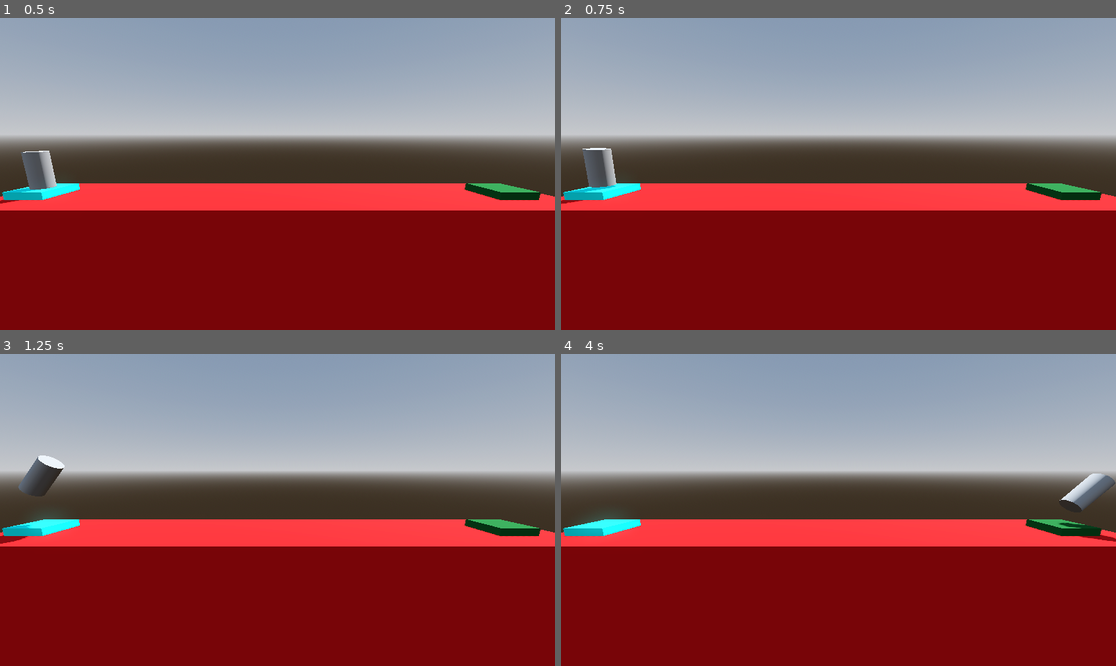
Above: before the commit, frames 1-4 (two rows, left to right).
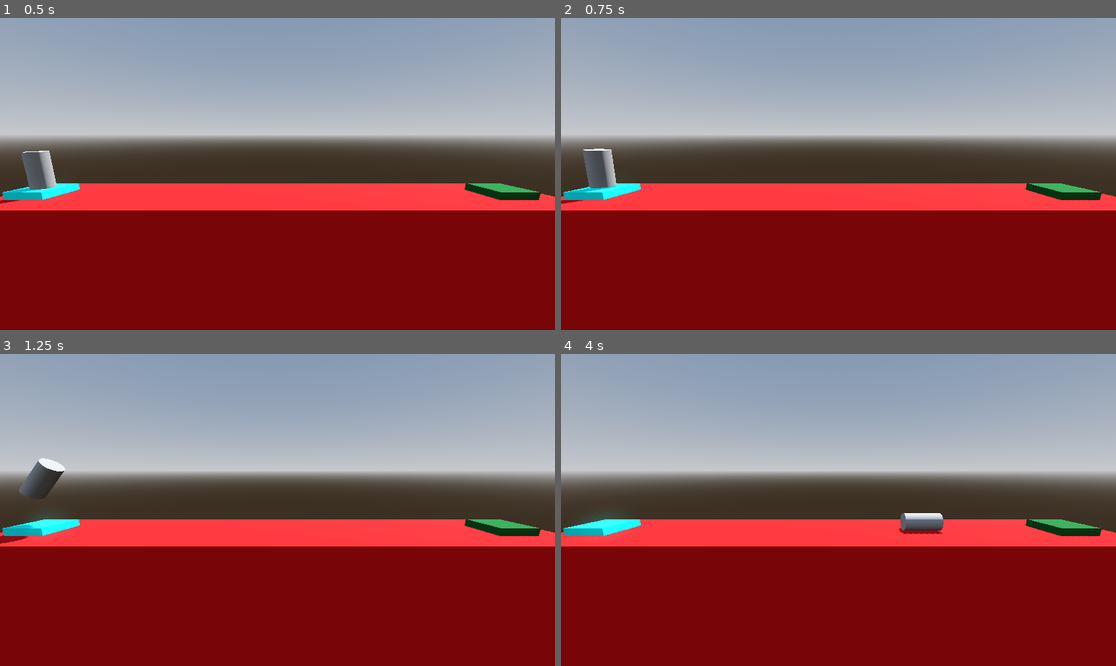
Above: after the commit, the same moments.

Repository: AhmadNasserx/Project-Boost
Game: Godot game, scene res://Level/level.tscn
Two runs of this game, one before a commit and one after it. Both use one fixed random seed, a clock stepped at 60 frames per second and the inputs below.
Inputs:
- Up to frame 1 (0.5 s): no input
- Up to frame 2 (0.75 s): tap Enter (ui_accept) at 0.5 s; hold Right (ui_right) from 0.53 s (still down); hold Space (boost, bound only after the commit) from 0.53 s (still down)
- Up to frame 3 (1.25 s): keep holding Right (ui_right); keep holding Space (boost, bound only after the commit); tap Enter (ui_accept) at 0.77, 0.8, 1.07 s
- Up to frame 4 (4 s): release Right (ui_right) at 1.28 s; release Space (boost, bound only after the commit) at 1.28 s; hold Left (ui_left) 1.28-2.03 s; tap Enter (ui_accept) at 1.35, 1.52, 1.82, 2.3, 3.02, 3.32 s; tap Space (boost, bound only after the commit) at 1.55, 2.85 s; hold Space (boost, bound only after the commit) 2.03-2.78 s; hold Right (ui_right) 2.03-3.53 s; hold Left (ui_left) from 3.53 s (still down); hold Enter (ui_accept) from 3.53 s (still down)

Frame 1 is identical in both runs. In frame 2, less than 0.1% of the frame differs, in the area x 0-11%, y 41-60%; in frame 3, 0.2%; in frame 4, 1.2%, in the area x 60-100%, y 38-61%.

Commit message:
updated input map

Diff:
--- a/Player/player.gd
+++ b/Player/player.gd
@@ -9,9 +9,9 @@
 
 # Called every frame. 'delta' is the elapsed time since the previous frame.
 func _process(delta: float) -> void:
-	if Input.is_action_pressed("ui_accept"):
+	if Input.is_action_pressed("boost"):
 		apply_central_force(basis.y * delta * force)
-	if Input.is_action_pressed("ui_left"):
+	if Input.is_action_pressed("rotate_left"):
 		apply_torque(Vector3(0.0,0.0, torque_force * delta))
-	if Input.is_action_pressed("ui_right"):
+	if Input.is_action_pressed("rotate_right"):
 		apply_torque(Vector3(0.0,0.0, -torque_force * delta))
--- a/project.godot
+++ b/project.godot
@@ -14,3 +14,25 @@
 run/main_scene="res://Level/level.tscn"
 config/features=PackedStringArray("4.3", "Forward Plus")
 config/icon="res://icon.svg"
+
+[input]
+
+boost={
+"deadzone": 0.5,
+"events": [Object(InputEventKey,"resource_local_to_scene":false,"resource_name":"","device":-1,"window_id":0,"alt_pressed":false,"shift_pressed":false,"ctrl_pressed":false,"meta_pressed":false,"pressed":false,"keycode":0,"physical_keycode":32,"key_label":0,"unicode":32,"location":0,"echo":false,"script":null)
+, Object(InputEventKey,"resource_local_to_scene":false,"resource_name":"","device":-1,"window_id":0,"alt_pressed":false,"shift_pressed":false,"ctrl_pressed":false,"meta_pressed":false,"pressed":false,"keycode":0,"physical_keycode":87,"key_label":0,"unicode":119,"location":0,"echo":false,"script":null)
+, Object(InputEventKey,"resource_local_to_scene":false,"resource_name":"","device":-1,"window_id":0,"alt_pressed":false,"shift_pressed":false,"ctrl_pressed":false,"meta_pressed":false,"pressed":false,"keycode":0,"physical_keycode":4194320,"key_label":0,"unicode":0,"location":0,"echo":false,"script":null)
+]
+}
+rotate_left={
+"deadzone": 0.5,
+"events": [Object(InputEventKey,"resource_local_to_scene":false,"resource_name":"","device":-1,"window_id":0,"alt_pressed":false,"shift_pressed":false,"ctrl_pressed":false,"meta_pressed":false,"pressed":false,"keycode":0,"physical_keycode":65,"key_label":0,"unicode":65,"location":0,"echo":false,"script":null)
+, Object(InputEventKey,"resource_local_to_scene":false,"resource_name":"","device":-1,"window_id":0,"alt_pressed":false,"shift_pressed":false,"ctrl_pressed":false,"meta_pressed":false,"pressed":false,"keycode":0,"physical_keycode":4194319,"key_label":0,"unicode":0,"location":0,"echo":false,"script":null)
+]
+}
+rotate_right={
+"deadzone": 0.5,
+"events": [Object(InputEventKey,"resource_local_to_scene":false,"resource_name":"","device":-1,"window_id":0,"alt_pressed":false,"shift_pressed":false,"ctrl_pressed":false,"meta_pressed":false,"pressed":false,"keycode":0,"physical_keycode":68,"key_label":0,"unicode":68,"location":0,"echo":false,"script":null)
+, Object(InputEventKey,"resource_local_to_scene":false,"resource_name":"","device":-1,"window_id":0,"alt_pressed":false,"shift_pressed":false,"ctrl_pressed":false,"meta_pressed":false,"pressed":false,"keycode":0,"physical_keycode":4194321,"key_label":0,"unicode":0,"location":0,"echo":false,"script":null)
+]
+}
